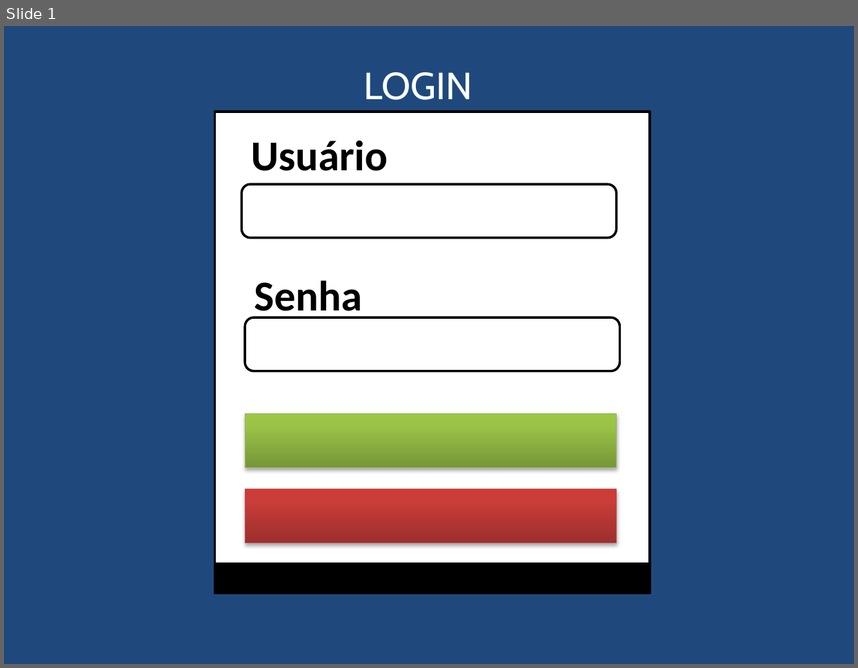
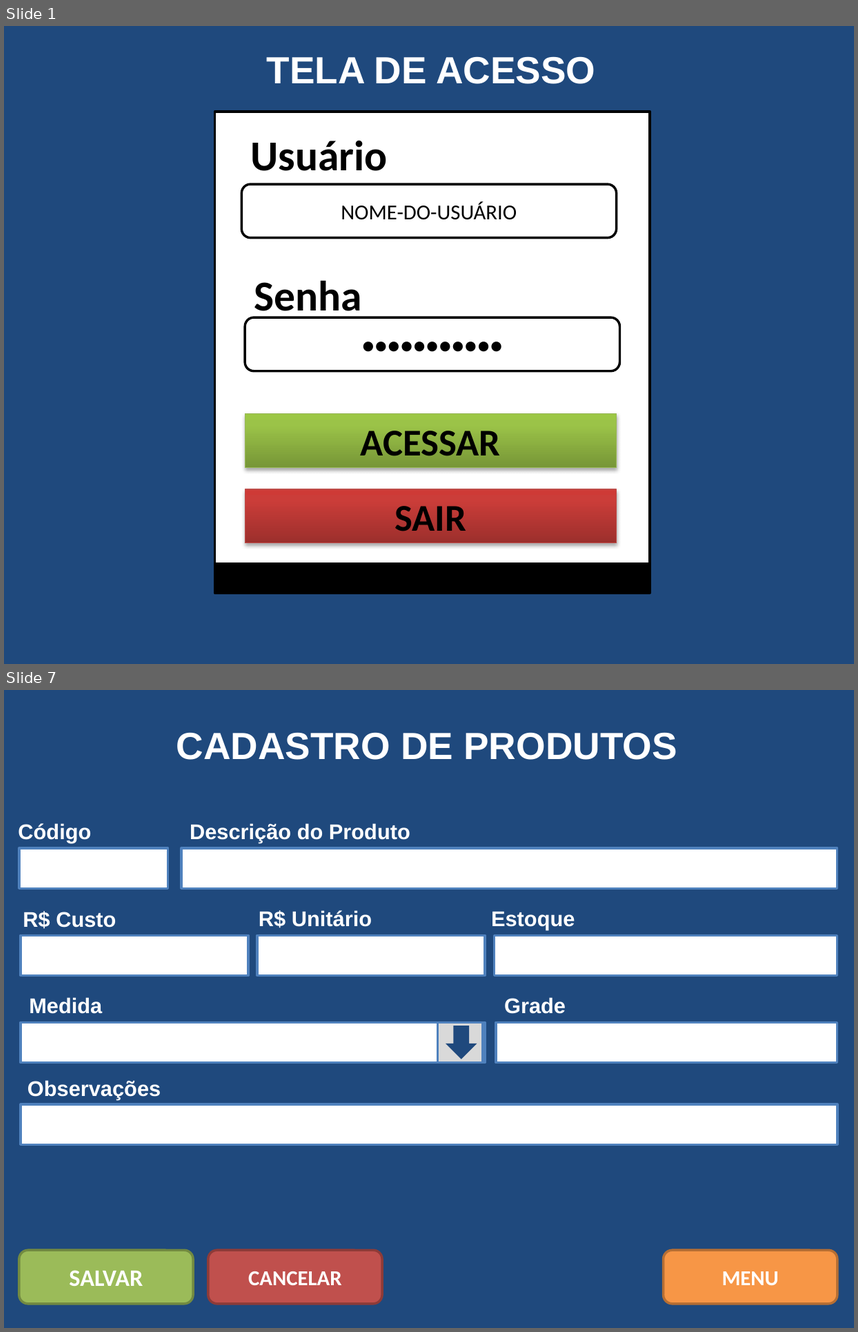
Before and after one commit to leandrovip/curso-etec, a slide deck: analise-sistemas/layouts.pptx. Shown one above the other, each under a label of ours: slide 1 before the commit, slides 1 and 7 after it; the slides between them are not shown. The pictures are 858x668 and 858x1332 pixels, drawn with LibreOffice and Linux fonts; fonts in the diff are those of the drawing. Boxes give left, top, right and bottom in pixels: in the first picture for what was removed or moved away, otherwise in the second. Text is boxed around its words. In the diff, an @@ line names an element or a change of style, - is before the commit and + after.

```diff
--- a/analise-sistemas/layouts.pptx
+++ b/analise-sistemas/layouts.pptx
@@ slide 7 added at (x1=4, y1=690, x2=854, y2=1328), background #1F497D @@
@@ text added at (x1=176, y1=732, x2=677, y2=760), 32 pt, text #FFFFFF, bold @@
+CADASTRO DE PRODUTOS
@@ text added at (x1=18, y1=823, x2=91, y2=842), 18 pt, text #FFFFFF, bold @@
+Código
@@ text added at (x1=190, y1=823, x2=410, y2=842), 18 pt, text #FFFFFF, bold @@
+Descrição do Produto
@@ rectangle added at (x1=19, y1=848, x2=168, y2=888), fill #FFFFFF, outline #4F81BD 2 pt @@
@@ rectangle added at (x1=181, y1=848, x2=838, y2=888), fill #FFFFFF, outline #4F81BD 2 pt @@
@@ text added at (x1=23, y1=911, x2=116, y2=929), 18 pt, text #FFFFFF, bold @@
+R$ Custo
@@ text added at (x1=259, y1=910, x2=372, y2=928), 18 pt, text #FFFFFF, bold @@
+R$ Unitário
@@ text added at (x1=491, y1=911, x2=575, y2=930), 18 pt, text #FFFFFF, bold @@
+Estoque
@@ rectangle added at (x1=21, y1=935, x2=249, y2=975), fill #FFFFFF, outline #4F81BD 2 pt @@
@@ rectangle added at (x1=257, y1=935, x2=485, y2=975), fill #FFFFFF, outline #4F81BD 2 pt @@
@@ rectangle added at (x1=495, y1=935, x2=838, y2=975), fill #FFFFFF, outline #4F81BD 2 pt @@
@@ text added at (x1=29, y1=997, x2=102, y2=1014), 18 pt, text #FFFFFF, bold @@
+Medida
@@ text added at (x1=504, y1=997, x2=566, y2=1014), 18 pt, text #FFFFFF, bold @@
+Grade
@@ rectangle added at (x1=21, y1=1023, x2=485, y2=1063), fill #FFFFFF, outline #4F81BD 2 pt @@
@@ rectangle added at (x1=437, y1=1023, x2=483, y2=1063), fill #D9D9D9, outline #4F81BD 2 pt @@
@@ down arrow added at (x1=445, y1=1026, x2=477, y2=1059), fill #1F497D @@
@@ rectangle added at (x1=496, y1=1023, x2=838, y2=1063), fill #FFFFFF, outline #4F81BD 2 pt @@
@@ text added at (x1=27, y1=1080, x2=161, y2=1099), 18 pt, text #FFFFFF, bold @@
+Observações
@@ rectangle added at (x1=21, y1=1104, x2=838, y2=1144), fill #FFFFFF, outline #4F81BD 2 pt @@
@@ rounded rectangle added at (x1=19, y1=1250, x2=194, y2=1303), fill #9BBB59, outline #738A42 2 pt, 20 pt, text #FFFFFF, bold @@
+SALVAR
@@ rounded rectangle added at (x1=208, y1=1250, x2=382, y2=1303), fill #C0504D, outline #8E3B39 2 pt, 18 pt, text #FFFFFF, bold @@
+CANCELAR
@@ rounded rectangle added at (x1=664, y1=1250, x2=838, y2=1303), fill #F79646, outline #B76F34 2 pt, 18 pt, text #FFFFFF, bold @@
+MENU
@@ slide 1 changed as well @@
@@ text "TELA DE ACESSO" at (x1=267, y1=56, x2=595, y2=84): vertical alignment top to middle @@
@@ text at (x1=267, y1=56, x2=595, y2=84): text changed; font Cabin to Arial; bold on @@
-LOGIN
+TELA DE ACESSO
@@ text in rounded rectangle at (x1=341, y1=201, x2=517, y2=220): text added @@
+NOME-DO-USUÁRIO
@@ text in rounded rectangle at (x1=245, y1=318, x2=619, y2=371): text added @@
+●●●●●●●●●●●
@@ text in rectangle at (x1=361, y1=430, x2=501, y2=456): text added @@
+ACESSAR
@@ text in rectangle at (x1=395, y1=506, x2=466, y2=531): text added @@
+SAIR
```
Also in this commit, not shown: 11 other slides added.
